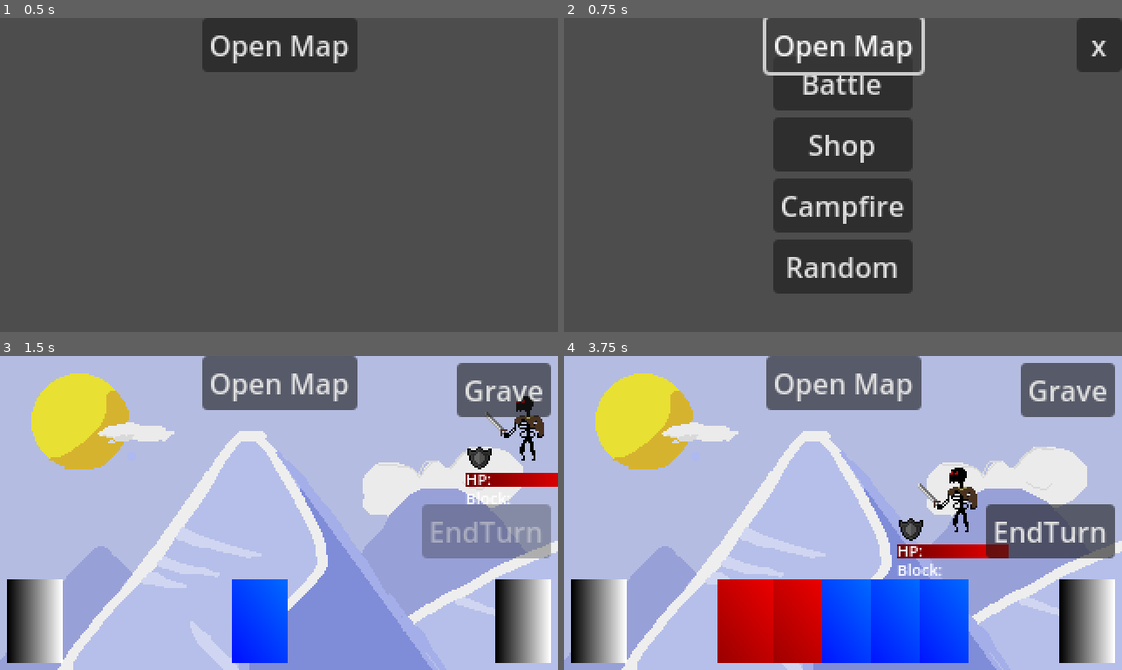
Above: before the commit, frames 1-4 (two rows, left to right).
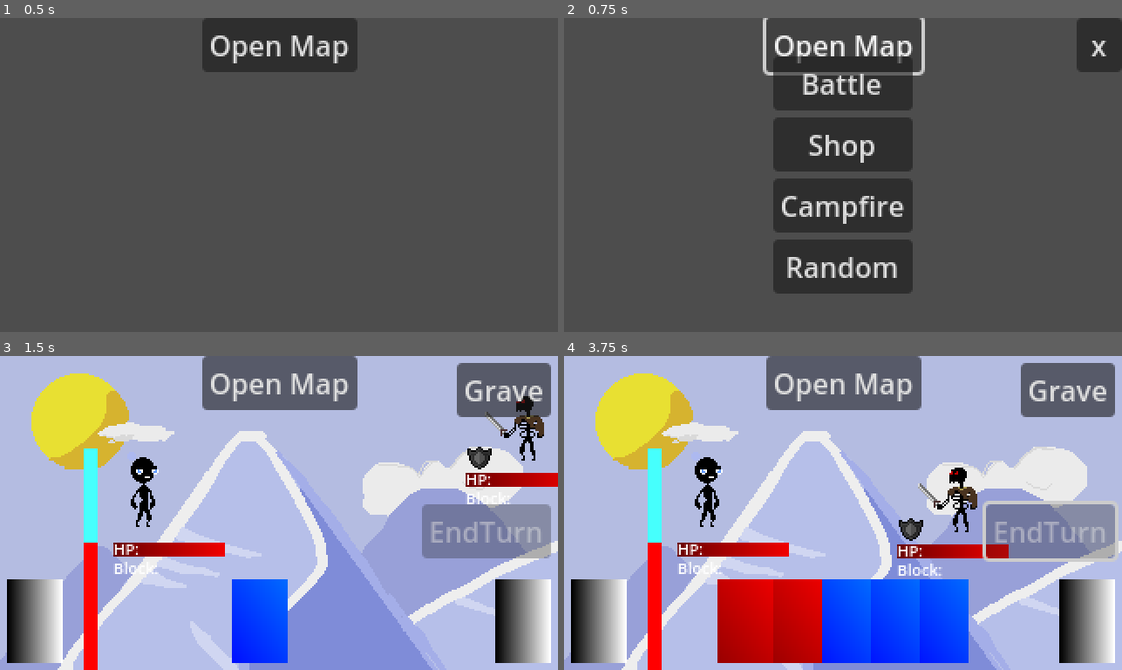
Above: after the commit, the same moments.

Repository: Morph1s/Psychopompos
Game: Godot game, scene res://scenes/main.tscn
Same seed, same stepped clock (60 frames per second), same inputs: the game is played once before the commit and once after it.
Inputs (mouse positions are in pixels of both pictures, inside the frame that each line leads up to):
- Up to frame 1 (0.5 s): no input
- Up to frame 2 (0.75 s): click "Open Map" at 0.5 s
- Up to frame 3 (1.5 s): click (279, 421) at 1.25 s, where only the run after the commit has a clickable "Battle"
- Up to frame 4 (3.75 s): click "Grave" at 2 s; click "Grave" at 2.75 s; click "EndTurn" at 3.5 s

Frame 1 is identical in both runs. In frame 2, 0.3% of the frame differs, in the area x 37-63%, y 12-19%; in frame 3, 3.3%; in frame 4, 7.6%, in the area x 15-100%, y 29-100%.

Commit message:
refactor: moved all UI elements to one canvas layer Added extra events for the communication that now can't happen directly. I also moved the character to a better position. closes #87

Diff:
--- a/scenes/encounters/battle.tscn
+++ b/scenes/encounters/battle.tscn
@@ -9,88 +9,13 @@
 [ext_resource type="Script" uid="uid://crlh3bv2ij6qu" path="res://scripts/battle/enemy_handler.gd" id="3_5ildr"]
 [ext_resource type="Script" uid="uid://nk7amndct7q3" path="res://scripts/battle/state_machine/card_highlighted.gd" id="3_g3s1b"]
 [ext_resource type="Script" uid="uid://c2haf47cbxrvk" path="res://scripts/battle/state_machine/resolve_card.gd" id="4_6die2"]
-[ext_resource type="Script" uid="uid://do01jrwml771o" path="res://scripts/battle/battle_ui.gd" id="4_8apll"]
 [ext_resource type="Script" uid="uid://8cfdfrue4qpi" path="res://scripts/battle/state_machine/player_end_turn.gd" id="5_dqn5d"]
 [ext_resource type="Script" uid="uid://dnfuy53rabvw1" path="res://scripts/battle/state_machine/enemy_start_turn.gd" id="6_qhkyp"]
 [ext_resource type="Script" uid="uid://bxigu8nv1jbme" path="res://scripts/battle/state_machine/enemy_turn.gd" id="7_7id2p"]
 [ext_resource type="Script" uid="uid://c758m1ohji7ep" path="res://scripts/battle/state_machine/enemy_end_turn.gd" id="8_tt5ef"]
 [ext_resource type="Script" uid="uid://d4l21cq278qpt" path="res://scripts/battle/state_machine/exit.gd" id="9_mqlpk"]
 
-[sub_resource type="Gradient" id="Gradient_cymlh"]
-
-[sub_resource type="GradientTexture2D" id="GradientTexture2D_8apll"]
-gradient = SubResource("Gradient_cymlh")
-width = 32
-height = 48
-
-[sub_resource type="Gradient" id="Gradient_5ildr"]
-
-[sub_resource type="GradientTexture2D" id="GradientTexture2D_1mqim"]
-gradient = SubResource("Gradient_5ildr")
-width = 32
-height = 48
-
 [node name="Battle" type="Node2D"]
-
-[node name="BattleUI" type="Control" parent="."]
-z_index = 1
-layout_mode = 3
-anchors_preset = 0
-offset_right = 320.0
-offset_bottom = 180.0
-size_flags_horizontal = 4
-size_flags_vertical = 4
-script = ExtResource("4_8apll")
-metadata/_edit_lock_ = true
-
-[node name="Grave" type="Button" parent="BattleUI"]
-layout_mode = 1
-anchors_preset = -1
-anchor_left = 1.0
-anchor_right = 1.0
-offset_top = 4.0
-offset_right = -4.0
-grow_horizontal = 0
-size_flags_vertical = 0
-toggle_mode = true
-text = "Grave"
-
-[node name="EndTurnButton" type="Button" parent="BattleUI"]
-layout_mode = 1
-anchors_preset = -1
-anchor_left = 1.0
-anchor_top = 1.0
-anchor_right = 1.0
-anchor_bottom = 1.0
-offset_right = -4.0
-offset_bottom = -64.0
-grow_horizontal = 0
-grow_vertical = 0
-size_flags_horizontal = 8
-text = "EndTurn"
-
-[node name="DrawPile" type="TextureRect" parent="BattleUI"]
-layout_mode = 1
-anchors_preset = -1
-anchor_top = 1.0
-anchor_bottom = 1.0
-offset_left = 4.0
-offset_bottom = -4.0
-grow_vertical = 0
-texture = SubResource("GradientTexture2D_8apll")
-
-[node name="DiscardPile" type="TextureRect" parent="BattleUI"]
-layout_mode = 1
-anchors_preset = -1
-anchor_left = 1.0
-anchor_top = 1.0
-anchor_right = 1.0
-anchor_bottom = 1.0
-offset_right = -4.0
-offset_bottom = -4.0
-grow_horizontal = 0
-grow_vertical = 0
-texture = SubResource("GradientTexture2D_1mqim")
 
 [node name="StateMachine" type="Node" parent="."]
 script = ExtResource("1_g3s1b")
@@ -133,8 +58,4 @@
 script = ExtResource("3_5ildr")
 
 [node name="PlayerCharacter" parent="." instance=ExtResource("2_cymlh")]
-position = Vector2(90, 260)
-
-[connection signal="button_up" from="BattleUI/EndTurnButton" to="BattleUI" method="_on_end_turn_button_button_up"]
-[connection signal="gui_input" from="BattleUI/DrawPile" to="BattleUI" method="_on_draw_pile_gui_input"]
-[connection signal="gui_input" from="BattleUI/DiscardPile" to="BattleUI" method="_on_discard_pile_gui_input"]
+position = Vector2(82, 82)
--- a/scenes/map/map.tscn
+++ b/scenes/map/map.tscn
@@ -2,21 +2,13 @@
 
 [ext_resource type="Script" uid="uid://cf0ptkb7xnhj" path="res://scripts/map/map.gd" id="1_sxf4j"]
 
-[node name="Map" type="Node2D"]
+[node name="Map" type="Control"]
+layout_mode = 3
+anchors_preset = 0
+mouse_filter = 2
 script = ExtResource("1_sxf4j")
 
-[node name="MapLayer" type="CanvasLayer" parent="."]
-visible = false
-
-[node name="MapUI" type="Control" parent="MapLayer"]
-layout_mode = 3
-anchors_preset = 15
-anchor_right = 1.0
-anchor_bottom = 1.0
-grow_horizontal = 2
-grow_vertical = 2
-
-[node name="SampleEncounterButtons" type="VBoxContainer" parent="MapLayer/MapUI"]
+[node name="SampleEncounterButtons" type="VBoxContainer" parent="."]
 z_index = 1
 layout_mode = 1
 anchors_preset = 8
@@ -24,41 +16,42 @@
 anchor_top = 0.5
 anchor_right = 0.5
 anchor_bottom = 0.5
-offset_left = -40.0
-offset_top = -68.0
-offset_right = 40.0
-offset_bottom = 68.0
+offset_left = 120.0
+offset_top = 22.0
+offset_right = 200.0
+offset_bottom = 158.0
 grow_horizontal = 2
 grow_vertical = 2
 
-[node name="BattleButton" type="Button" parent="MapLayer/MapUI/SampleEncounterButtons"]
+[node name="BattleButton" type="Button" parent="SampleEncounterButtons"]
 layout_mode = 2
 text = "Battle"
 
-[node name="ShopButton" type="Button" parent="MapLayer/MapUI/SampleEncounterButtons"]
+[node name="ShopButton" type="Button" parent="SampleEncounterButtons"]
 layout_mode = 2
 text = "Shop"
 
-[node name="CampfireButton" type="Button" parent="MapLayer/MapUI/SampleEncounterButtons"]
+[node name="CampfireButton" type="Button" parent="SampleEncounterButtons"]
 layout_mode = 2
 text = "Campfire"
 
-[node name="RandomButton" type="Button" parent="MapLayer/MapUI/SampleEncounterButtons"]
+[node name="RandomButton" type="Button" parent="SampleEncounterButtons"]
 layout_mode = 2
 text = "Random"
 
-[node name="ExitButton" type="Button" parent="MapLayer/MapUI"]
+[node name="ExitButton" type="Button" parent="."]
 z_index = 1
 layout_mode = 1
 anchors_preset = 1
 anchor_left = 1.0
 anchor_right = 1.0
-offset_left = -26.0
+offset_left = 294.0
+offset_right = 320.0
 offset_bottom = 31.0
 grow_horizontal = 0
 text = " x "
 
-[node name="MapBackground" type="TextureRect" parent="MapLayer/MapUI"]
+[node name="MapBackground" type="TextureRect" parent="."]
 layout_mode = 0
 offset_right = 40.0
 offset_bottom = 40.0
--- /dev/null
+++ b/scenes/ui/battle_ui.tscn
@@ -0,0 +1,83 @@
+[gd_scene load_steps=6 format=3 uid="uid://c4e78agpxhvh3"]
+
+[ext_resource type="Script" uid="uid://do01jrwml771o" path="res://scripts/battle/battle_ui.gd" id="1_2hywk"]
+
+[sub_resource type="Gradient" id="Gradient_cymlh"]
+
+[sub_resource type="GradientTexture2D" id="GradientTexture2D_8apll"]
+gradient = SubResource("Gradient_cymlh")
+width = 32
+height = 48
+
+[sub_resource type="Gradient" id="Gradient_5ildr"]
+
+[sub_resource type="GradientTexture2D" id="GradientTexture2D_1mqim"]
+gradient = SubResource("Gradient_5ildr")
+width = 32
+height = 48
+
+[node name="BattleUI" type="Control"]
+z_index = 1
+layout_mode = 3
+anchors_preset = 0
+offset_right = 320.0
+offset_bottom = 180.0
+size_flags_horizontal = 4
+size_flags_vertical = 4
+mouse_filter = 2
+script = ExtResource("1_2hywk")
+metadata/_edit_lock_ = true
+
+[node name="Grave" type="Button" parent="."]
+layout_mode = 1
+anchors_preset = -1
+anchor_left = 1.0
+anchor_right = 1.0
+offset_top = 4.0
+offset_right = -4.0
+grow_horizontal = 0
+size_flags_vertical = 0
+toggle_mode = true
+text = "Grave"
+
+[node name="EndTurnButton" type="Button" parent="."]
+layout_mode = 1
+anchors_preset = -1
+anchor_left = 1.0
+anchor_top = 1.0
+anchor_right = 1.0
+anchor_bottom = 1.0
+offset_right = -4.0
+offset_bottom = -64.0
+grow_horizontal = 0
+grow_vertical = 0
+size_flags_horizontal = 8
+disabled = true
+text = "EndTurn"
+
+[node name="DrawPile" type="TextureRect" parent="."]
+layout_mode = 1
+anchors_preset = -1
+anchor_top = 1.0
+anchor_bottom = 1.0
+offset_left = 4.0
+offset_bottom = -4.0
+grow_vertical = 0
+texture = SubResource("GradientTexture2D_8apll")
+
+[node name="DiscardPile" type="TextureRect" parent="."]
+layout_mode = 1
+anchors_preset = -1
+anchor_left = 1.0
+anchor_top = 1.0
+anchor_right = 1.0
+anchor_bottom = 1.0
+offset_right = -4.0
+offset_bottom = -4.0
+grow_horizontal = 0
+grow_vertical = 0
+texture = SubResource("GradientTexture2D_1mqim")
+
+[connection signal="button_up" from="EndTurnButton" to="." method="_on_end_turn_button_button_up"]
+[connection signal="gui_input" from="DrawPile" to="." method="_on_draw_pile_gui_input"]
+[connection signal="gui_input" from="DiscardPile" to="." method="_on_discard_pile_gui_input"]
--- a/scenes/ui/run.tscn
+++ b/scenes/ui/run.tscn
@@ -1,17 +1,16 @@
-[gd_scene load_steps=5 format=3 uid="uid://cffw6mejnewc"]
+[gd_scene load_steps=6 format=3 uid="uid://cffw6mejnewc"]
 
 [ext_resource type="Script" uid="uid://bvmqf5646cs7k" path="res://scripts/ui/run.gd" id="1_q5lik"]
 [ext_resource type="Script" uid="uid://1oo6m0q0nn66" path="res://scripts/run/encounter_handler.gd" id="2_6ock1"]
+[ext_resource type="Script" uid="uid://bdgcrb63bt51r" path="res://scripts/ui/ui_layer.gd" id="2_dqgnb"]
 [ext_resource type="PackedScene" uid="uid://dhrw1q2m7p5fa" path="res://scenes/map/map.tscn" id="3_6ock1"]
 [ext_resource type="PackedScene" uid="uid://b421431h80p3u" path="res://scenes/ui/run_ui.tscn" id="4_nafsq"]
 
 [node name="Run" type="Node2D"]
 script = ExtResource("1_q5lik")
 
-[node name="EncounterHandler" type="Node2D" parent="."]
-script = ExtResource("2_6ock1")
-
 [node name="UILayer" type="CanvasLayer" parent="."]
+script = ExtResource("2_dqgnb")
 
 [node name="RunUI" parent="UILayer" instance=ExtResource("4_nafsq")]
 anchors_preset = 15
@@ -21,23 +20,30 @@
 offset_bottom = 0.0
 grow_horizontal = 2
 grow_vertical = 2
+mouse_filter = 2
 
 [node name="OpenMapButton" type="Button" parent="UILayer/RunUI"]
 layout_mode = 1
 anchors_preset = 5
 anchor_left = 0.5
 anchor_right = 0.5
-offset_left = -4.0
-offset_right = 4.0
-offset_bottom = 8.0
+offset_left = -44.5
+offset_right = 44.5
+offset_bottom = 31.0
 grow_horizontal = 2
 text = "Open Map"
 
-[node name="Map" parent="." instance=ExtResource("3_6ock1")]
+[node name="Map" parent="UILayer" instance=ExtResource("3_6ock1")]
 visible = false
+
+[node name="EncounterHandler" type="Node2D" parent="."]
+script = ExtResource("2_6ock1")
 
 [node name="RelicHandler" type="Node2D" parent="."]
 unique_name_in_owner = true
 
 [node name="DeckHandler" type="Node2D" parent="."]
 unique_name_in_owner = true
+
+[connection signal="pressed" from="UILayer/RunUI/OpenMapButton" to="UILayer" method="_on_open_map_button_pressed"]
+[connection signal="encounter_selected" from="UILayer/Map" to="." method="_on_map_encounter_selected"]
--- a/scripts/battle/battle_ui.gd
+++ b/scripts/battle/battle_ui.gd
@@ -3,20 +3,20 @@
 
 @onready var end_turn_button: Button = $EndTurnButton
 
-signal discard_pile_pressed
-signal draw_pile_pressed
-signal end_turn_button_pressed
+func _ready() -> void:
+	EventBusHandler.connect_to_event(EventBus.Event.ENTERED_IDLE, _on_event_bus_entered_idle)
 
 func _on_discard_pile_gui_input(event: InputEvent) -> void:
 	if event.is_released() :
-		discard_pile_pressed.emit()
+		pass
 
 func _on_end_turn_button_button_up() -> void:
-	end_turn_button_pressed.emit()
+	EventBusHandler.call_event(EventBus.Event.END_TURN_BUTTON)
+	end_turn_button.disabled = true
 
 func _on_draw_pile_gui_input(event: InputEvent) -> void:
 	if event.is_released() :
-		draw_pile_pressed.emit()
+		pass
 
-func set_end_turn_button_enabled(enabled: bool) -> void:
-	end_turn_button.disabled = not enabled
+func _on_event_bus_entered_idle() -> void:
+	end_turn_button.disabled = false
--- a/scripts/battle/state_machine/card_highlighted.gd
+++ b/scripts/battle/state_machine/card_highlighted.gd
@@ -3,17 +3,12 @@
 
 func enter():
 	print("Entered CardHighlighted")
-	battle_ui.end_turn_button_pressed.connect(_on_end_turn_button_pressed)
+
 	# check card type -> set cursor accordingly
 	# check for card selected -> change local variable selected_card and re-check card type for cursor type
 	# check for card deselected -> enter state idle
 	# check for card played -> enter state resolve_card
 
 func exit():
-	battle_ui.set_end_turn_button_enabled(false)
-	battle_ui.end_turn_button_pressed.disconnect(_on_end_turn_button_pressed)
+
 	print("Exited CardHighlighted")
-
-
-func _on_end_turn_button_pressed() -> void:
-	state_machine.transition_to("PlayerEndTurn")
--- a/scripts/battle/state_machine/exit.gd
+++ b/scripts/battle/state_machine/exit.gd
@@ -2,12 +2,12 @@
 extends State
 
 func enter():
+	EventBusHandler.call_event(EventBus.Event.BATTLE_ENDED)
 	# 1. check if win == true:
 	# true: show loot screen -> 2.1.
 	# false: show end/defeat screen -> 2.2.
 	# 2.1. wait for exit button pressed -> exit() with win parameters
 	# 2.2. wait for exit button pressed -> exit() with defeat parameters
-	pass
 
 func exit():
 	# exit state machine
--- a/scripts/battle/state_machine/idle.gd
+++ b/scripts/battle/state_machine/idle.gd
@@ -1,18 +1,19 @@
 class_name Idle
 extends State
 
+func _ready():
+	EventBusHandler.connect_to_event(EventBus.Event.END_TURN_BUTTON, _on_event_bus_end_turn_button_pressed)
+
 func enter():
 	print("Entered Idle")
-	battle_ui.end_turn_button_pressed.connect(_on_end_turn_button_pressed)
-	battle_ui.set_end_turn_button_enabled(true)
+
+	EventBusHandler.call_event(EventBus.Event.ENTERED_IDLE)
 	# check for card selected -> enter state card_highlighted
 	# check for end of turn button pressed -> enter state player_end_turn
 
 func exit():
-	battle_ui.set_end_turn_button_enabled(false)
-	battle_ui.end_turn_button_pressed.disconnect(_on_end_turn_button_pressed)
 	print("Exited Idle")
 
 
-func _on_end_turn_button_pressed() -> void:
+func _on_event_bus_end_turn_button_pressed() -> void:
 	state_machine.transition_to("PlayerEndTurn")
--- a/scripts/battle/state_machine/player_start_turn.gd
+++ b/scripts/battle/state_machine/player_start_turn.gd
@@ -3,7 +3,6 @@
 
 func enter():
 	print("Entered PlayerStartTurn")
-	battle_ui.set_end_turn_button_enabled(false)
 	await get_tree().create_timer(2.0).timeout
 	# 1. choose enemy intent
 	# 2. resolve start of turn effects
--- a/scripts/battle/state_machine/state.gd
+++ b/scripts/battle/state_machine/state.gd
@@ -2,7 +2,6 @@
 extends Node
 
 var state_machine: StateMachine
-var battle_ui: BattleUI
 
 func enter():
 	pass
--- a/scripts/battle/state_machine/state_machine.gd
+++ b/scripts/battle/state_machine/state_machine.gd
@@ -1,7 +1,5 @@
 class_name StateMachine
 extends Node
-
-@onready var battle_ui: Control = $"../BattleUI"
 
 var current_state: State = null
 var states: Dictionary = {}
@@ -11,10 +9,12 @@
 	for child in get_children():
 		if child is State:
 			child.state_machine = self
-			child.battle_ui = battle_ui
 			states[child.name] = child
 		else:
 			push_warning("Child node '%s' does not extend State" % child.name)
+
+	# notify that combat started
+	EventBusHandler.call_event(EventBus.Event.BATTLE_STARTED)
 
 	# Set initial state
 	current_state = states.get("PlayerStartTurn")
--- a/scripts/global/event_bus_handler.gd
+++ b/scripts/global/event_bus_handler.gd
@@ -7,24 +7,38 @@
 # 3. add a case in the match statement of the connect_to_event and the call_event functions
 # 4. add a for-loop to clear the connections in the clear_all_events function
 
+signal battle_started
+signal battle_ended
+signal entered_idle
 signal player_turn_start
 signal player_turn_end
 signal enemies_turn_start
 signal enemies_turn_end
 signal card_played
+signal end_turn_button_pressed
 
 ## all currently available events during combat
 enum Event {
+	BATTLE_STARTED,
+	BATTLE_ENDED,
+	ENTERED_IDLE,
 	PLAYER_TURN_START,
 	PLAYER_TURN_END,
 	ENEMIES_TURN_START,
 	ENEMIES_TURN_END,
 	CARD_PLAY,
+	END_TURN_BUTTON,
 	}
 
 ## triggers the given event and all connected effects
 func call_event(event: Event) -> void:
 	match event:
+		Event.BATTLE_STARTED:
+			battle_started.emit()
+		Event.BATTLE_ENDED:
+			battle_ended.emit()
+		Event.ENTERED_IDLE:
+			entered_idle.emit()
 		Event.PLAYER_TURN_START:
 			player_turn_start.emit()
 		Event.PLAYER_TURN_END:
@@ -35,10 +49,18 @@
 			enemies_turn_end.emit()
 		Event.CARD_PLAY:
 			card_played.emit()
+		Event.END_TURN_BUTTON:
+			end_turn_button_pressed.emit()
 
 ## adds the given callable-function into the queue for the given event.
 func connect_to_event(event: Event, function: Callable) -> void:
 	match event:
+		Event.BATTLE_STARTED:
+			battle_started.connect(function)
+		Event.BATTLE_ENDED:
+			battle_ended.connect(function)
+		Event.ENTERED_IDLE:
+			entered_idle.connect(function)
 		Event.PLAYER_TURN_START:
 			player_turn_start.connect(function)
 		Event.PLAYER_TURN_END:
@@ -49,20 +71,28 @@
 			enemies_turn_end.connect(function)
 		Event.CARD_PLAY:
 			card_played.connect(function)
+		Event.END_TURN_BUTTON:
+			end_turn_button_pressed.connect(function)
 
 ## disposes all connections of all events
-func clear_all_events() -> void:
+func clear_all_battle_events() -> void:
+	for function in entered_idle.get_connections():
+		entered_idle.disconnect(function)
+
 	for function in player_turn_start.get_connections():
 		player_turn_start.disconnect(function)
 
 	for function in player_turn_end.get_connections():
 		player_turn_end.disconnect(function)
 
+	for function in enemies_turn_start.get_connections():
+		enemies_turn_start.disconnect(function)
+
 	for function in enemies_turn_end.get_connections():
 		enemies_turn_end.disconnect(function)
 
-	for function in enemies_turn_start.get_connections():
-		enemies_turn_start.disconnect(function)
-
 	for function in card_played.get_connections():
 		card_played.disconnect(function)
+
+	for function in end_turn_button_pressed.get_connections():
+		end_turn_button_pressed.disconnect(function)
--- a/scripts/map/map.gd
+++ b/scripts/map/map.gd
@@ -1,16 +1,14 @@
 class_name Map
-extends Node2D
+extends Control
 
 signal encounter_selected(encounter_data)
 signal close_map
 
-@onready var map_layer = $MapLayer
-@onready var battle_button = $MapLayer/MapUI/SampleEncounterButtons/BattleButton
-@onready var shop_button = $MapLayer/MapUI/SampleEncounterButtons/ShopButton
-@onready var campfire_button = $MapLayer/MapUI/SampleEncounterButtons/CampfireButton
-@onready var random_button = $MapLayer/MapUI/SampleEncounterButtons/RandomButton
-@onready var exit_button = $MapLayer/MapUI/ExitButton
-
+@onready var battle_button = $SampleEncounterButtons/BattleButton
+@onready var shop_button = $SampleEncounterButtons/ShopButton
+@onready var campfire_button = $SampleEncounterButtons/CampfireButton
+@onready var random_button = $SampleEncounterButtons/RandomButton
+@onready var exit_button = $ExitButton
 
 # Called when the node enters the scene tree for the first time.
 func _ready() -> void:
@@ -25,17 +23,17 @@
 func _on_battle_button_pressed():
 	print("battle button pressed")
 	var encounter_data = "battle"
-	map_layer.hide()
+	hide()
 	encounter_selected.emit(encounter_data)
 
 # Placeholder, called when another than the battle button gets pressed
 func _on_non_battle_button_pressed():
 	print("non battle button pressed")
-	map_layer.hide()
+	hide()
 	close_map.emit()
 
 # Called when the exit button gets pressed
 func _on_exit_button_pressed():
 	print("exit button pressed")
-	map_layer.hide()
+	hide()
 	close_map.emit()
--- a/scripts/ui/run.gd
+++ b/scripts/ui/run.gd
@@ -1,19 +1,8 @@
 class_name Run
 extends Node2D
 
-@onready var map = $Map
 @onready var encounter_handler = $EncounterHandler
-@onready var open_map_button = $UILayer/RunUI/OpenMapButton
-
-# Called when the node enters the scene tree for the first time.
-func _ready() -> void:
-	open_map_button.pressed.connect(_on_open_map_button_pressed)
-	map.encounter_selected.connect(_on_encounter_selected)
-
-# Called when the OpenMapButton gets pressed, shows the map
-func _on_open_map_button_pressed():
-	map.map_layer.show()
 
 # Uses the EncounterHandler to load the requested encounter
-func _on_encounter_selected(encounter_data):
+func _on_map_encounter_selected(encounter_data):
 	encounter_handler.start_encounter(encounter_data)
--- /dev/null
+++ b/scripts/ui/ui_layer.gd
@@ -0,0 +1,21 @@
+extends CanvasLayer
+
+@onready var map = $Map
+
+const BATTLE_UI = preload("res://scenes/ui/battle_ui.tscn")
+
+func _ready() -> void:
+	EventBusHandler.connect_to_event(EventBus.Event.BATTLE_STARTED, _on_event_bus_battle_started)
+	EventBusHandler.connect_to_event(EventBus.Event.BATTLE_ENDED, _on_event_bus_battle_ended)
+
+func _on_open_map_button_pressed():
+	map.show()
+
+func _on_event_bus_battle_started() -> void:
+	add_child(BATTLE_UI.instantiate())
+
+func _on_event_bus_battle_ended() -> void:
+	for child in get_children():
+		if child is BattleUI:
+			child.queue_free()
+			break
Not shown: 1 places in scenes/encounters/battle.tscn that only renumber resources
Not shown, added: scripts/ui/ui_layer.gd.uid
